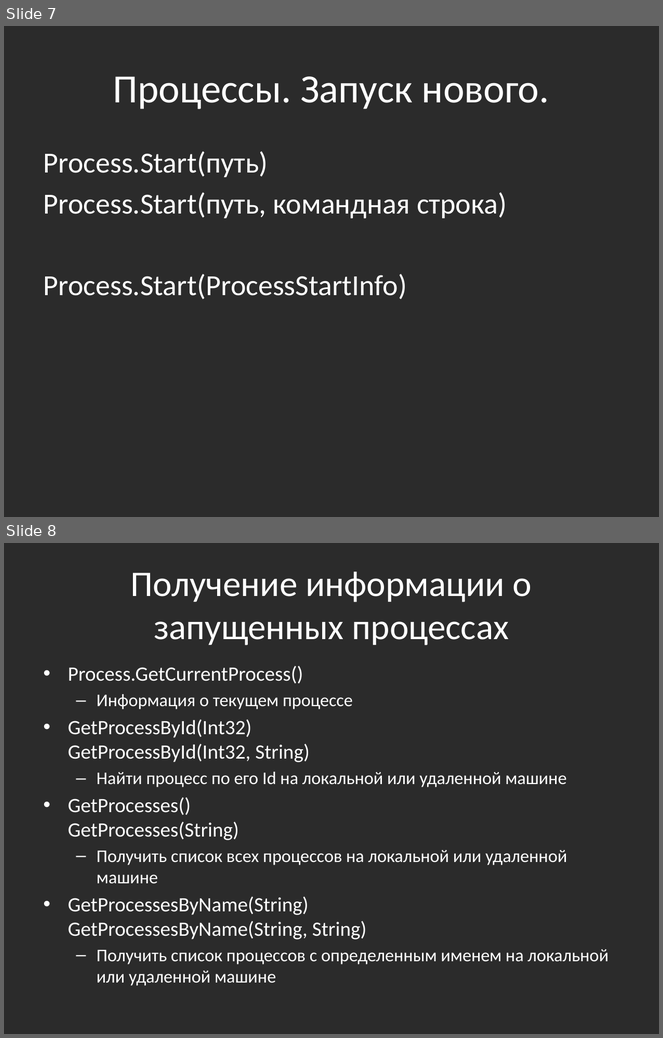
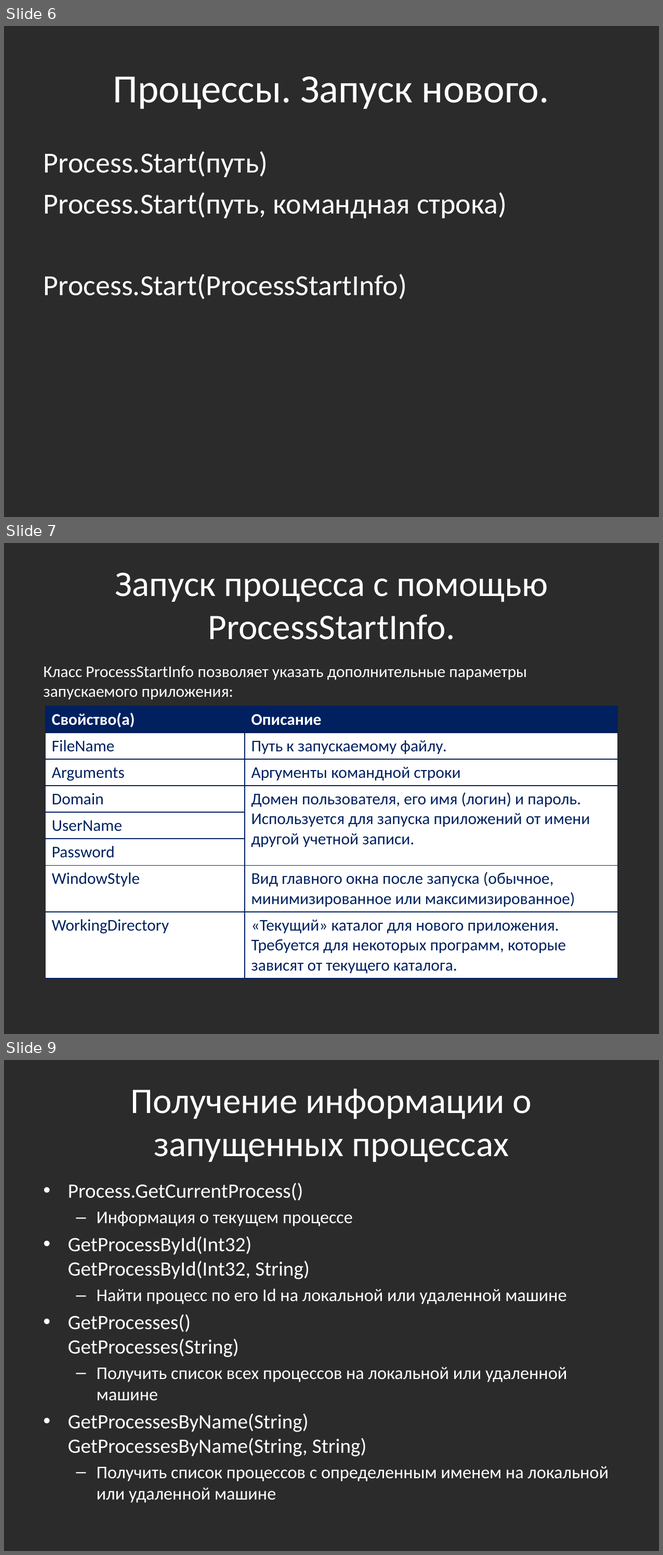
Before and after one commit to bazile/Training, a slide deck: Presentation/lesson-08-multithreading.pptx. Shown one above the other, each under a label of ours: slides 7 and 8 before the commit, slides 6, 7 and 9 after it; the slides between them are not shown. The pictures are 663x1038 and 663x1555 pixels, drawn with LibreOffice and Linux fonts; fonts in the diff are those of the drawing; background and template pictures are left out; a plain dark background stands for a picture behind light text. Boxes give left, top, right and bottom in pixels: in the first picture for what was removed or moved away, otherwise in the second. Text is boxed around its words. In the diff, an @@ line names an element or a change of style, - is before the commit and + after.

```diff
--- a/Presentation/lesson-08-multithreading.pptx
+++ b/Presentation/lesson-08-multithreading.pptx
@@ slide 7 added at box(4, 543, 659, 1034), background picture (left out) @@
@@ title added at box(115, 573, 548, 640), 39.6 pt, text #FFFFFF @@
+Запуск процесса с помощью ProcessStartInfo.
@@ text added at box(44, 666, 527, 700), 18 pt, text #FFFFFF @@
+Класс ProcessStartInfo позволяет указать дополнительные параметры запускаемого приложения:
@@ table added at box(45, 706, 619, 976), 8 rows, 2 columns @@
+Свойство(а) | Описание
+FileName | Путь к запускаемому файлу.
+Arguments | Аргументы командной строки
+Domain | Домен пользователя, его имя (логин) и пароль. Используется для запуска приложений от имени другой учетной записи.
+UserName | 
+Password | 
+WindowStyle | Вид главного окна после запуска (обычное, минимизированное или максимизированное)
+WorkingDirectory | «Текущий» каталог для нового приложения. Требуется для некоторых программ, которые зависят от текущего каталога.
@@ what was slide 7 is now slide 6 @@
@@ what was slide 8 is now slide 9 @@
```
Also in this commit, not shown: 3 slides changed.
